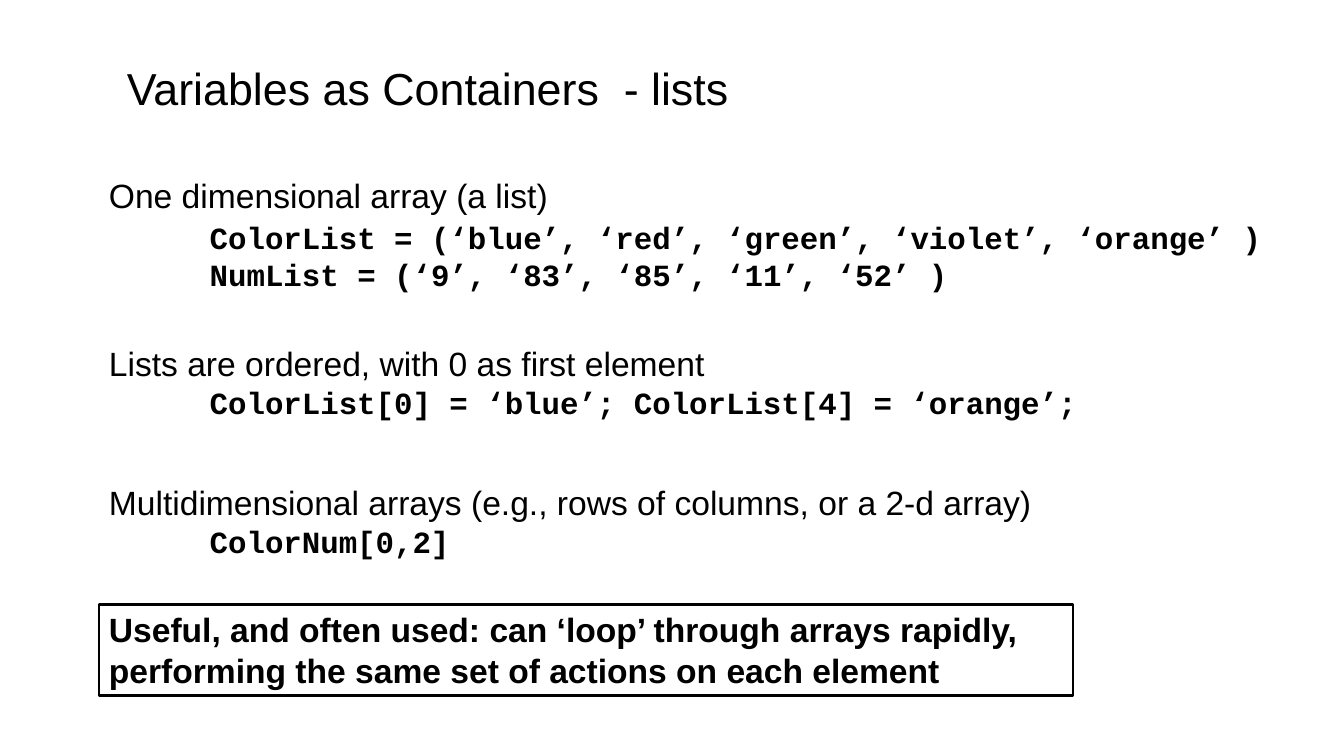
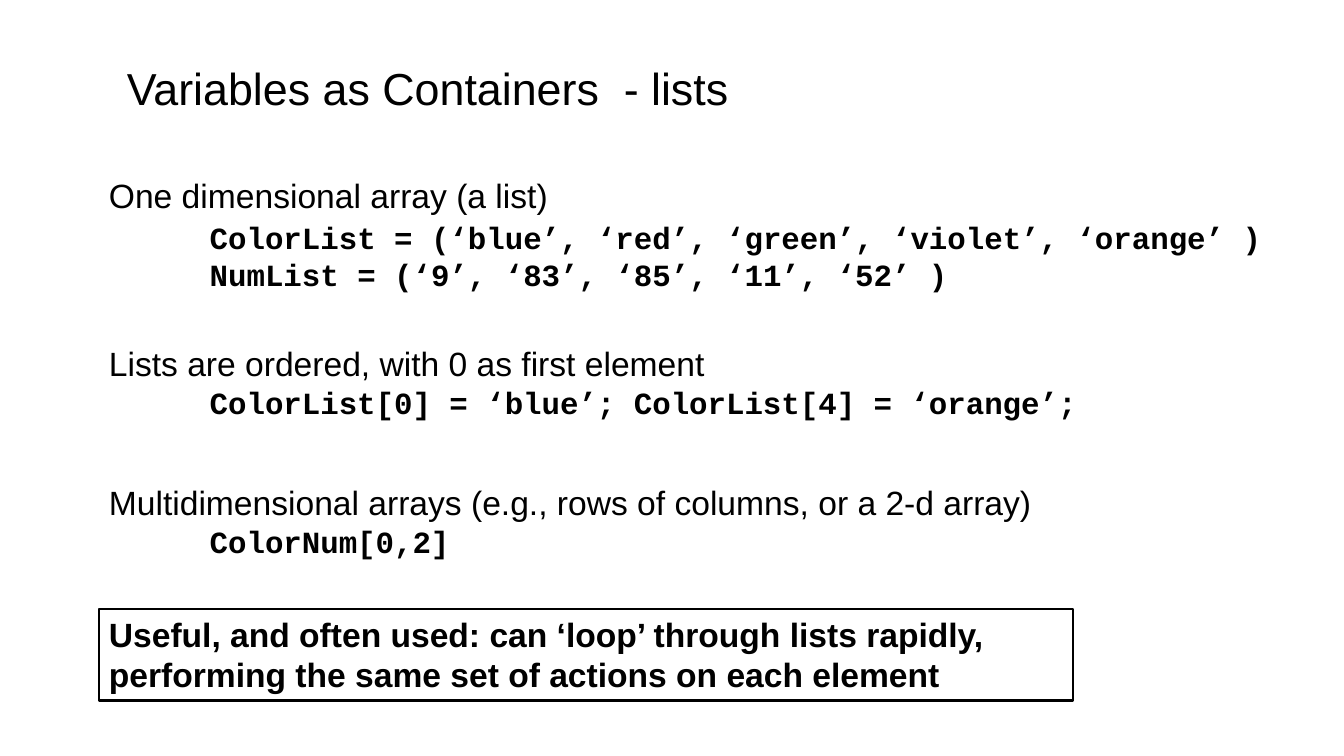
Before and after one commit to tparchman/F25_BIOL792, a slide deck: slide 13 of week5/week5_chap7_python_first_steps.pptx. Drawn at 1344x756 pixels with LibreOffice and Linux fonts; fonts in the diff are those of the drawing. Boxes give left, top, right and bottom in pixels: in the first picture for what was removed or moved away, otherwise in the second. Text is boxed around its words. In the diff, an @@ line names an element or a change of style, - is before the commit and + after.

```diff
--- a/week5/week5_chap7_python_first_steps.pptx
+++ b/week5/week5_chap7_python_first_steps.pptx
@@ rectangle "Useful, and often used: can ..." moved from (x1=99, y1=604, x2=1073, y2=696) to (x1=99, y1=609, x2=1073, y2=701) @@
@@ text in rectangle at (x1=109, y1=622, x2=983, y2=694): text changed @@
-Useful, and often used: can ‘loop’ through arrays rapidly, performing the same set of actions on each element
+Useful, and often used: can ‘loop’ through lists rapidly, performing the same set of actions on each element
```
Also in this commit, not shown: 2 other slides changed, 2 other files.
